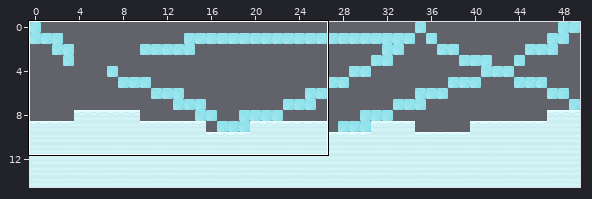
Two states of a Tiled map, public/assets/game.tmx. The first picture is a wide view before the edit; the outline marks the close-up.
Close-up. First the earlier version:
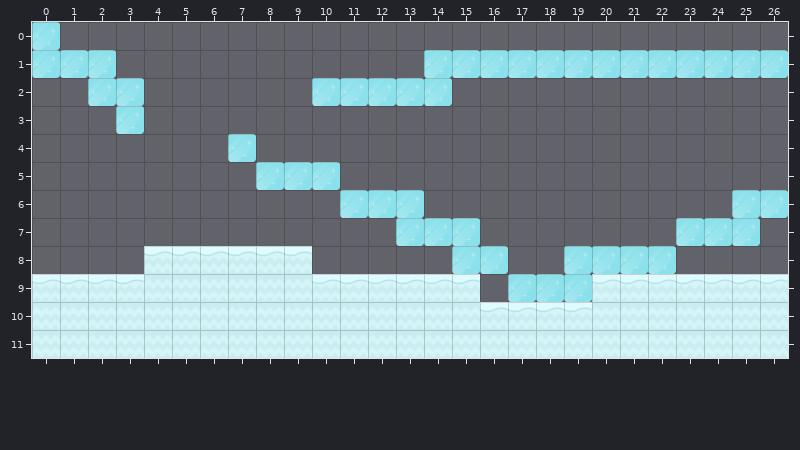
Cells are 70x70 px. Shown: x 0..26, y 0..11. The commit also changed other parts of the map, which this record leaves out.
New version:
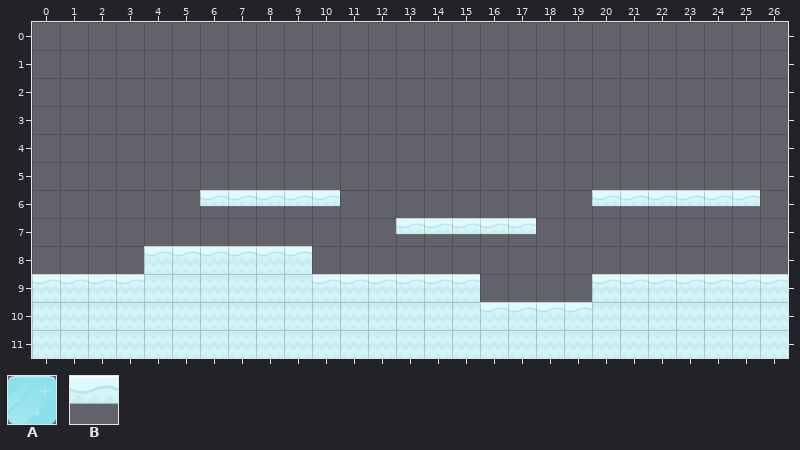
Key: from "iceworld": A 11, B 22.
_ is an empty cell.
The edit:
Layer "ground":
y 0: x 0 A -> _
y 1: x 0..2 AAA -> ___; x 14..26 AAAAAAAAAAAAA -> _____________
y 2: x 2..3 AA -> __; x 10..14 AAAAA -> _____
y 3: x 3 A -> _
y 4: x 7 A -> _
y 5: x 8..10 AAA -> ___
y 6: x 6..13 _____AAA -> BBBBB___; x 20..26 _____AA -> BBBBBB_
y 7: x 13..17 AAA__ -> BBBBB; x 23..25 AAA -> ___
y 8: x 15..16 AA -> __; x 19..22 AAAA -> ____
y 9: x 17..19 AAA -> ___
Boxes around the changes in both close-ups, in picture pixels (x1, y1, x2, y2):
removed: (32, 22, 144, 134)
removed: (312, 50, 788, 106)
changed: (200, 134, 788, 302)
